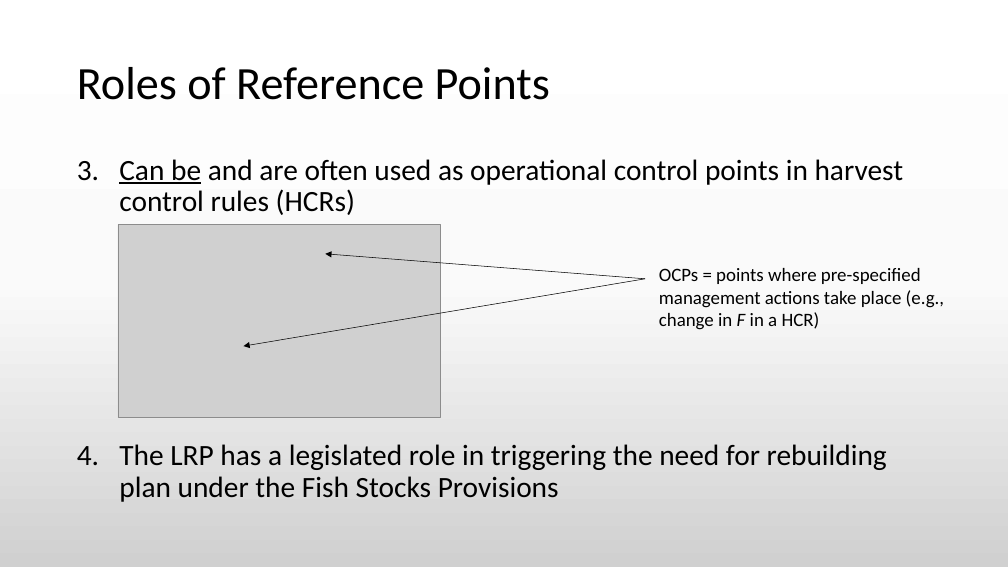
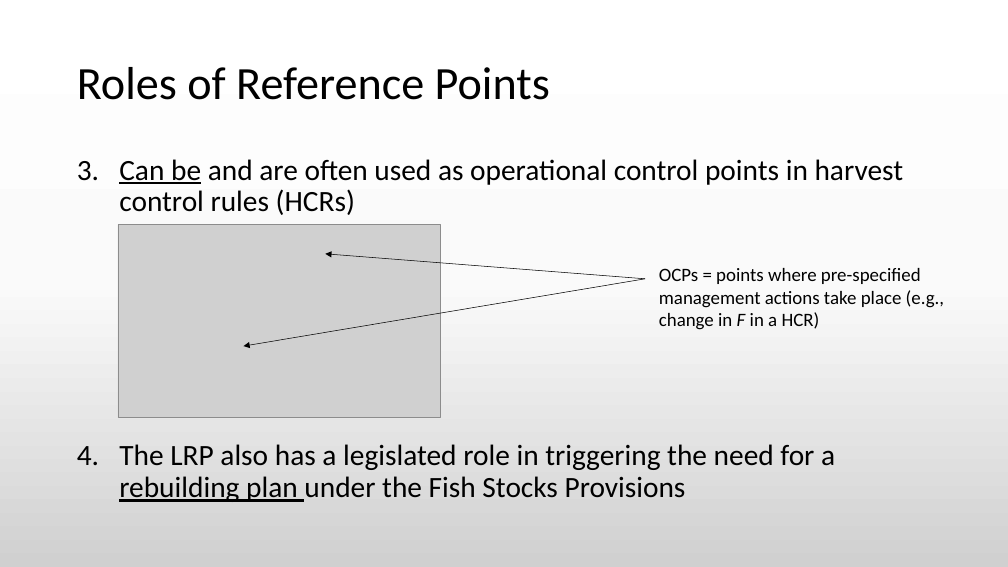
Before and after one commit to TESA-workshops/Ref-Pt-101, a slide deck: slide 11 of RefPt101_draft.pptx. Drawn at 1008x567 pixels with LibreOffice and Linux fonts; fonts in the diff are those of the drawing; grey boxes stand for pictures. Boxes give left, top, right and bottom in pixels: in the first picture for what was removed or moved away, otherwise in the second. Text is boxed around its words. In the diff, an @@ line names an element or a change of style, - is before the commit and + after.

```diff
--- a/RefPt101_draft.pptx
+++ b/RefPt101_draft.pptx
@@ text at <box>119,444,835,502</box>: text changed @@
-4. The LRP has a legislated role in triggering the need for rebuilding plan under the Fish Stocks Provisions
+4. The LRP also has a legislated role in triggering the need for a rebuilding plan under the Fish Stocks Provisions
```
Also in this commit, not shown: 18 other slides changed, 4 slides added, 1 other file.
